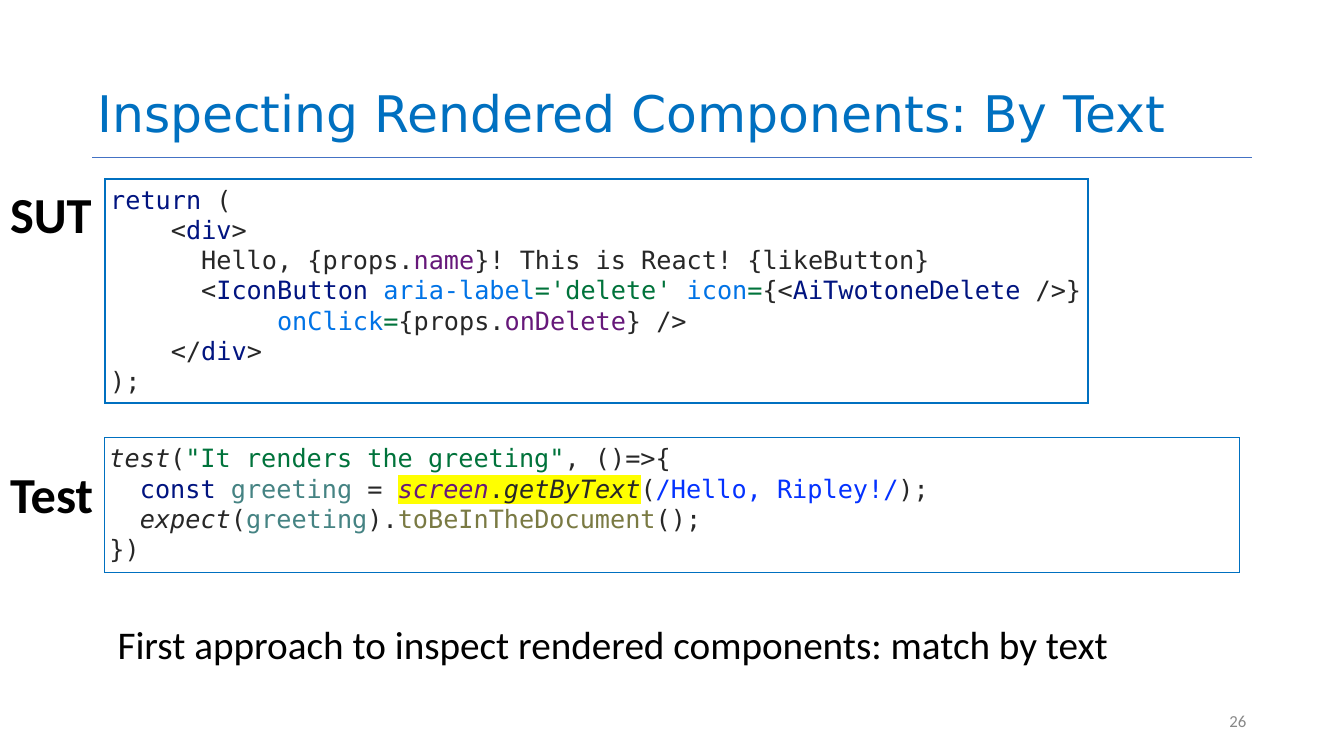
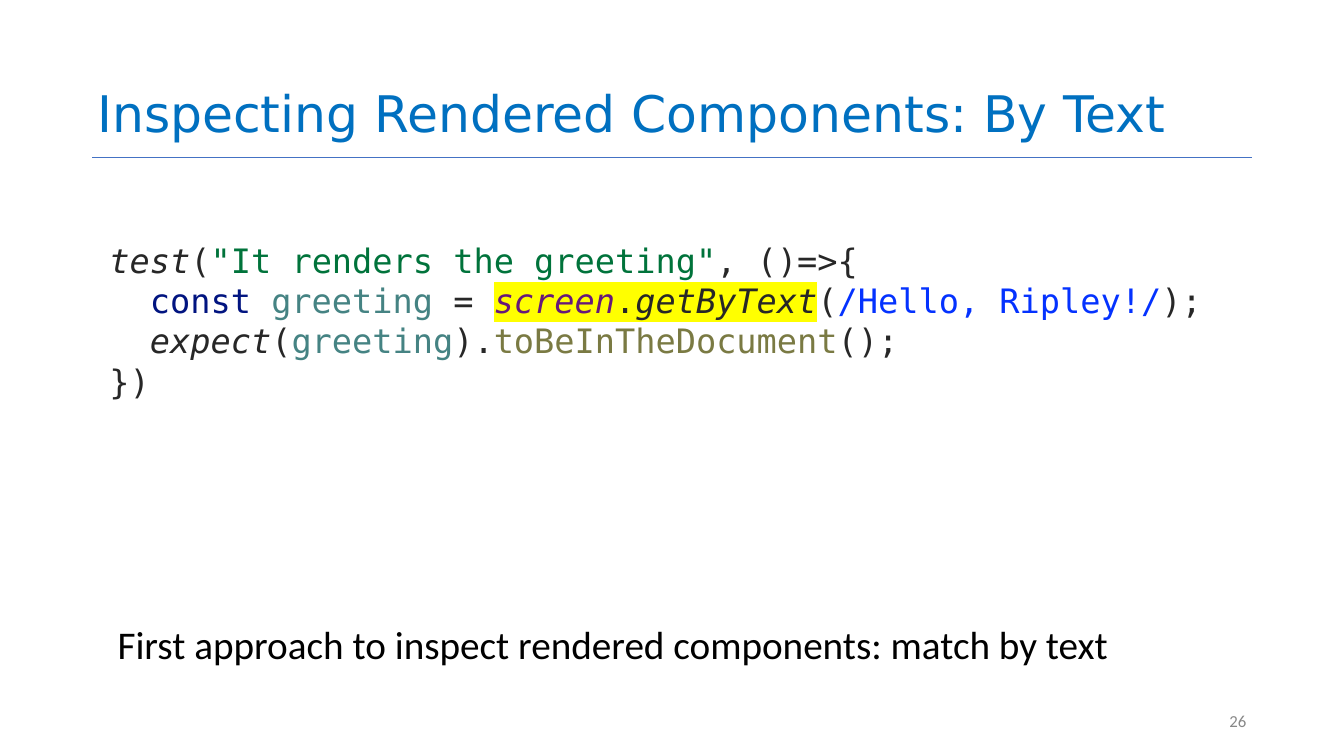
Before and after one commit to neu-se/CS4530-Fall-2023, a slide deck: slide 26 of Slides/Module 08 React Hooks.pptx. Drawn at 1344x756 pixels with LibreOffice and Linux fonts; fonts in the diff are those of the drawing. Boxes give left, top, right and bottom in pixels: in the first picture for what was removed or moved away, otherwise in the second. Text is boxed around its words. In the diff, an @@ line names an element or a change of style, - is before the commit and + after.

```diff
--- a/Slides/Module 08 React Hooks.pptx
+++ b/Slides/Module 08 React Hooks.pptx
@@ rectangle removed at box(105, 179, 1088, 403) @@
-return (
-<div>
-Hello, {props.name}! This is React! {likeButton}
-<IconButton aria-label='delete' icon={<AiTwotoneDelete />}
-onClick={props.onDelete} />
-</div>
-);
@@ text removed at box(10, 200, 92, 234) @@
-SUT
@@ text "test("It renders the greeting", ()=>{": place and size @@
-text "test("It renders the greeting", ()=>{" at box(105, 438, 1240, 573)
+text "test("It renders the greeting", ()=>{" at box(109, 247, 1201, 360)
@@ text "test("It renders the greeting", ()=>{" at box(109, 247, 1201, 360): size 18 to 24 pt; outline #0070C0 1 pt to none @@
@@ text removed at box(10, 480, 93, 514) @@
-Test
```
Also in this commit, not shown: 11 other slides changed, 4 other files.
